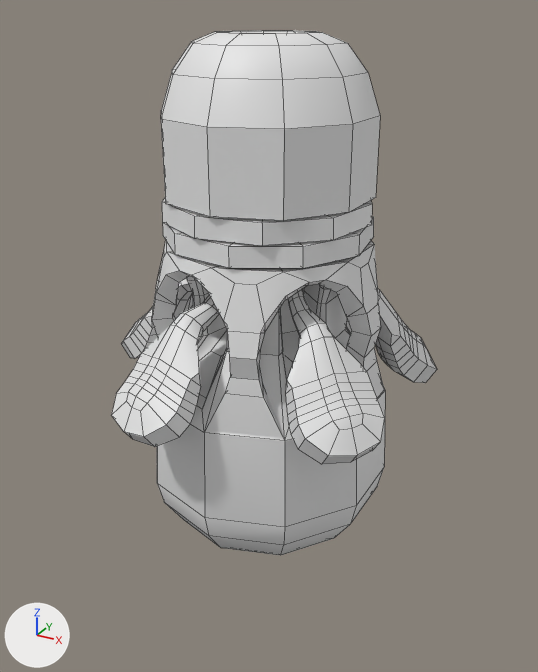
The Blender file Assets/Models/player/mining-lazer.blend: old version first, new version second.
Rendered twice from a 50 mm lens placed at (0.662, -1.199, 0.99), pointed at (-0.009, 0.019, 0.38). The axes (+X, +Y, +Z) are drawn at lower left. The lights are the same throughout. Mesh edges are drawn as thin lines.

Script lines for the objects in view, before the commit:
```python
me_cylinder = bpy.data.meshes.new('Cylinder')
me_cylinder.from_pydata(...)  # 1301 vertices, 1222 faces; spans x -1.74..1.52, y -1.69..1.69, z -0.04..2.38
me_cylinder.polygons.foreach_set('use_smooth', [True] * 1222)
me_cylinder.materials.append(None)
ob_cylinder = bpy.data.objects.new('Cylinder', me_cylinder)
ob_cylinder.location = (0.0, 0.0, 0.0)
ob_cylinder.scale = (0.2, 0.2, 0.4)
```
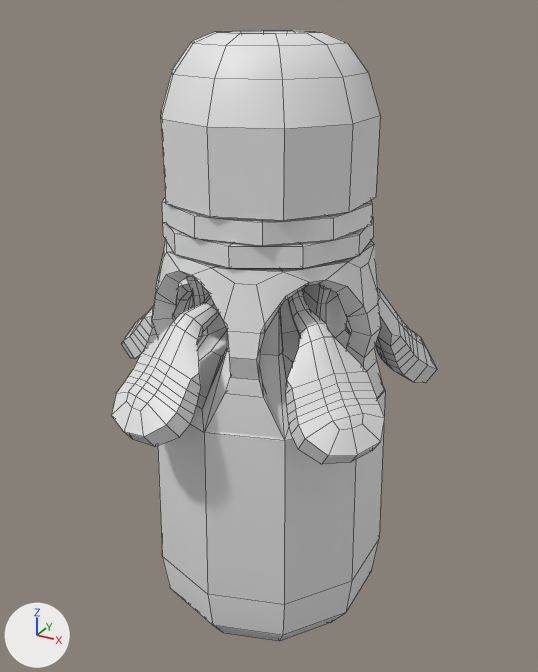
The newer file is also rescaled (x0.5) as a whole; pictures and numbers use the older file's frame.

Boxes (x1, y1, x2, y2) around the edits, measured in the pictures (538 x 672 px; the box of a moved part takes in the faces that stretch with it):
```json
{"object": "Cylinder", "change": "reshaped", "before": [111, 30, 437, 555], "after": [111, 30, 437, 642], "on screen": "17% taller"}
{"part": 1, "of": "me_cylinder", "change": "moved or reshaped", "before": [166, 504, 349, 555], "after": [213, 613, 344, 642]}
{"part": 2, "of": "me_cylinder", "change": "moved or reshaped", "before": [157, 391, 385, 545], "after": [158, 391, 385, 636]}
```

Edits to the scene script, one JSON object a line:
```json
{"block": "me_cylinder", "where": "me_cylinder.from_pydata(...)  # 1301 vertices, 1222 faces; spans x -1.74..1.52, y -1.69..1.69, z -0.04..2.38"}
{"block": "me_cylinder", "where": "# used by ob_cylinder; location = (0.0, 0.0, 0.0); scale = (0.2, 0.2, 0.4)"}
{"block": "me_cylinder", "change": "me_cylinder part 1: all 70 vertices in x -1.12..1.12, y -1.18..1.18, z -0.04..0.25 are moved by (0.0, 0.0, -0.56)"}
{"block": "me_cylinder", "change": "me_cylinder part 2: all 10 vertices in x -1.18..1.18, y -1.24..1.24, z 0.28 are moved by (0.0, 0.0, -0.46)"}
```
